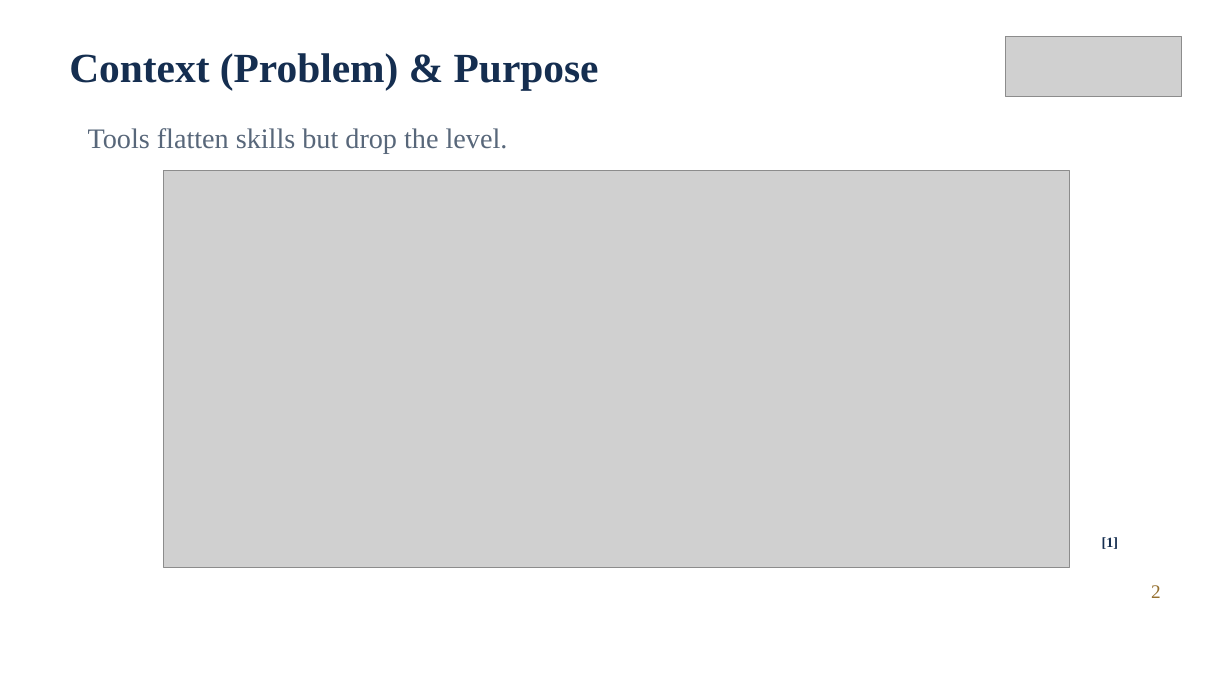
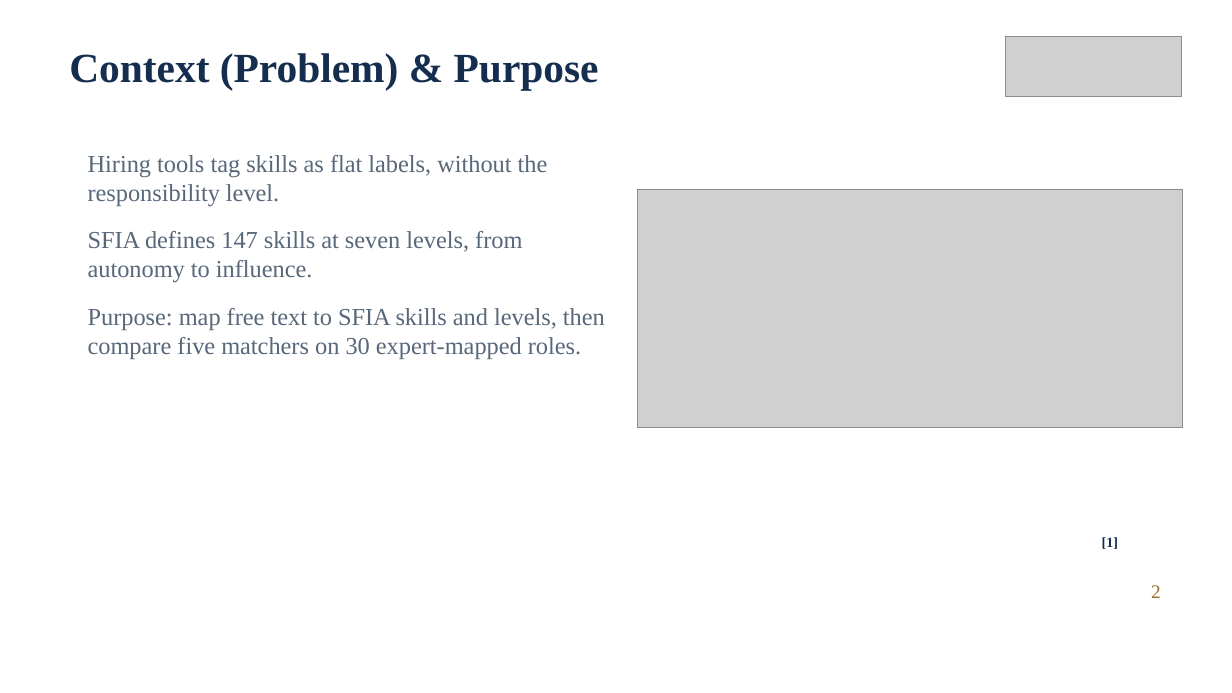
Before and after one commit to prdai/sfia-structured-skill-extraction, a slide deck: slide 2 of talk/deck/ICAC2026_564.pptx. Drawn at 1232x693 pixels with LibreOffice and Linux fonts; fonts in the diff are those of the drawing; grey boxes stand for pictures; background and template pictures are left out. Boxes give left, top, right and bottom in pixels: in the first picture for what was removed or moved away, otherwise in the second. Text is boxed around its words. In the diff, an @@ line names an element or a change of style, - is before the commit and + after.

```diff
--- a/talk/deck/ICAC2026_564.pptx
+++ b/talk/deck/ICAC2026_564.pptx
@@ text at bbox=[88, 155, 605, 359]: text changed; size 22 to 19 pt @@
-Tools flatten skills but drop the level.
+Hiring tools tag skills as flat labels, without the responsibility level.
+SFIA defines 147 skills at seven levels, from autonomy to influence.
+Purpose: map free text to SFIA skills and levels, then compare five matchers on 30 expert-mapped roles.
@@ picture: place and size @@
-picture at bbox=[164, 171, 1069, 567]
+picture at bbox=[638, 189, 1183, 428]
```
Also in this commit, not shown: 2 other files.
